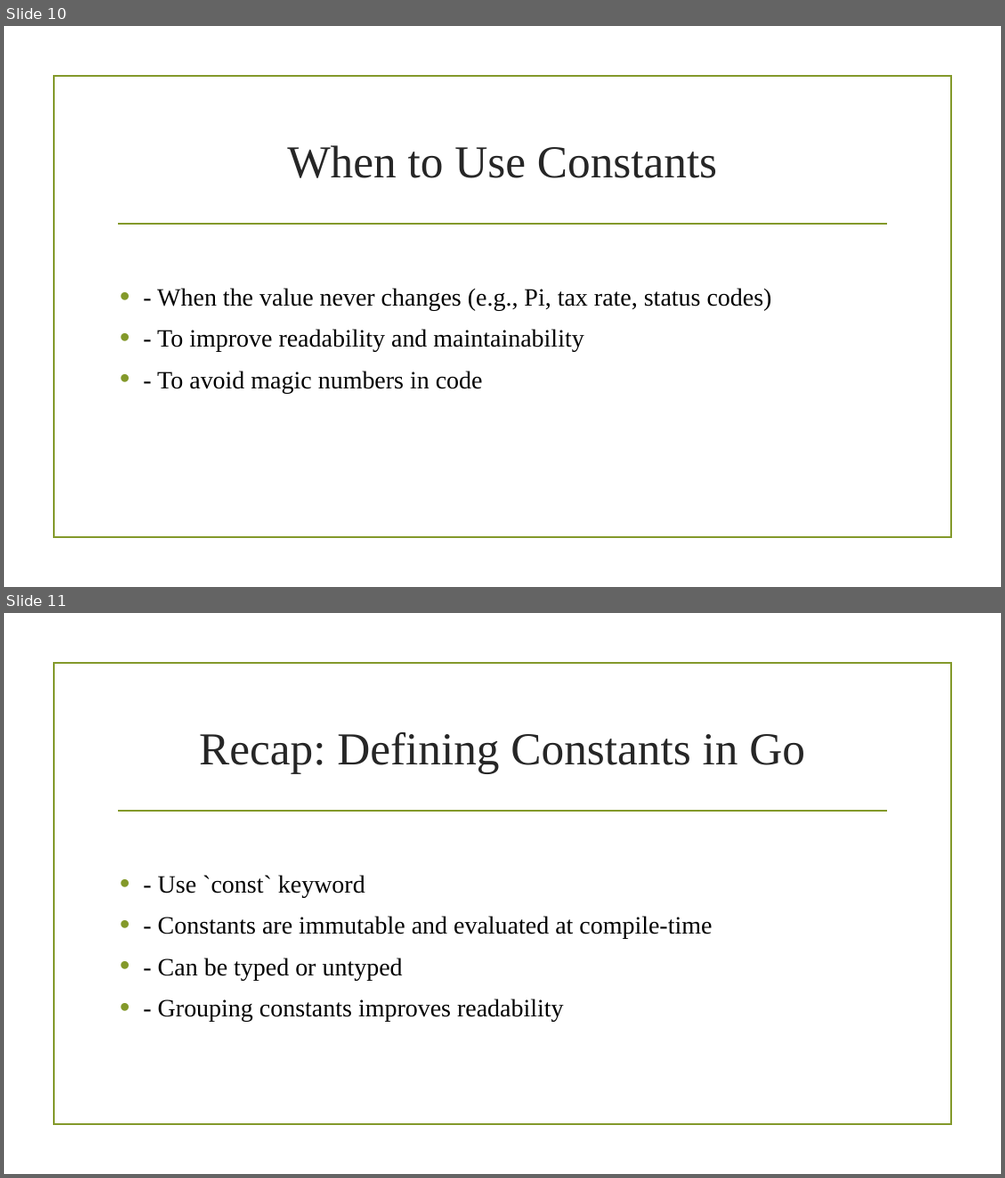
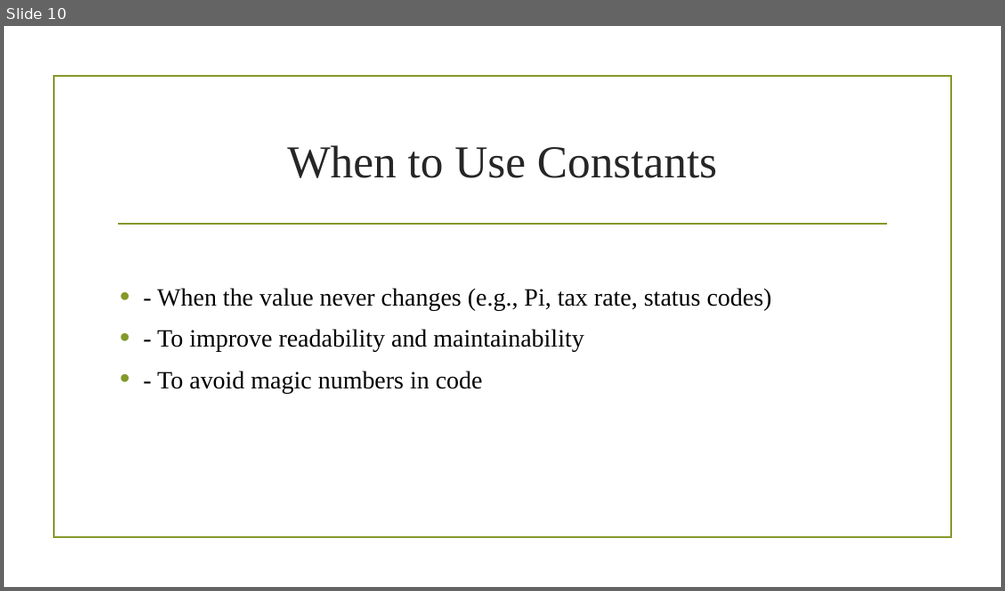
Before and after one commit to CodeWithDhruvX/coding_ppt, a slide deck: ppt/golang/interview_questions/6/constant.pptx. Shown one above the other, each under a label of ours: slides 10 and 11 before the commit, slide 10 after it. The pictures are 1005x1178 and 1005x591 pixels, drawn with LibreOffice and Linux fonts; fonts in the diff are those of the drawing; background and template pictures are left out. Boxes give left, top, right and bottom in pixels: in the first picture for what was removed or moved away, otherwise in the second. Text is boxed around its words. In the diff, an @@ line names an element or a change of style, - is before the commit and + after.

Commit message:
constant added here

```diff
--- a/ppt/golang/interview_questions/6/constant.pptx
+++ b/ppt/golang/interview_questions/6/constant.pptx
@@ slide 11 removed at [4,613,1001,1174], background picture (left out); not listed: 2 template elements that a slide beside it also shows @@
@@ title removed at [199,732,805,774] @@
-Recap: Defining Constants in Go
@@ text removed at [158,875,712,1021] @@
-• - Use `const` keyword
-• - Constants are immutable and evaluated at compile-time
-• - Can be typed or untyped
-• - Grouping constants improves readability
```
Also in this commit, not shown: 1 other slide removed.
